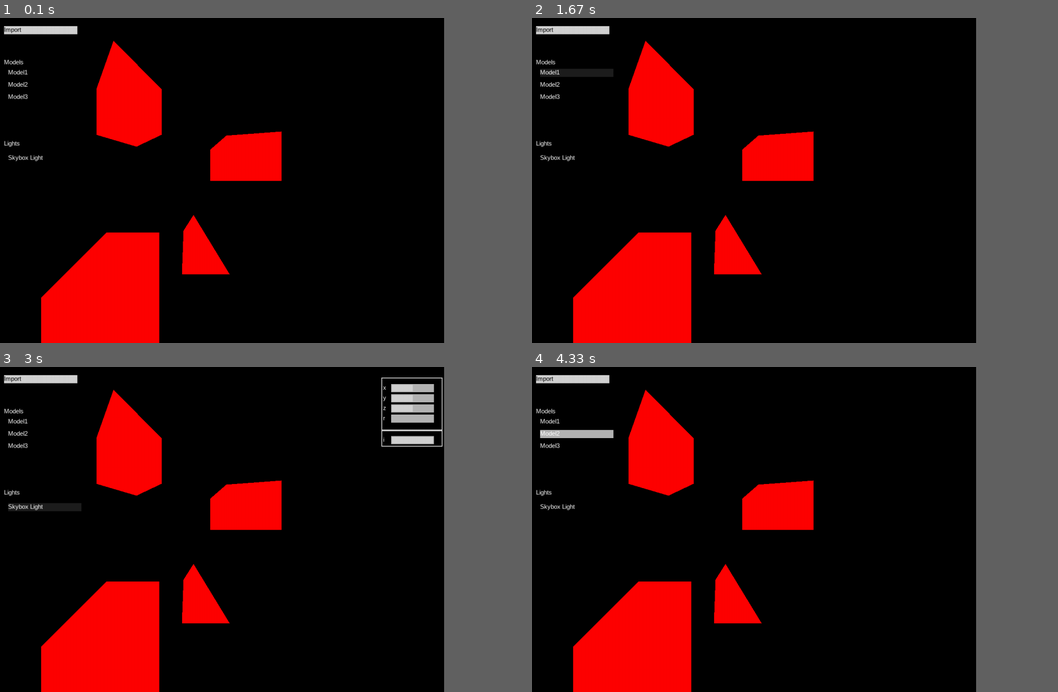
Above: before the commit, frames 1-4 (two rows, left to right).
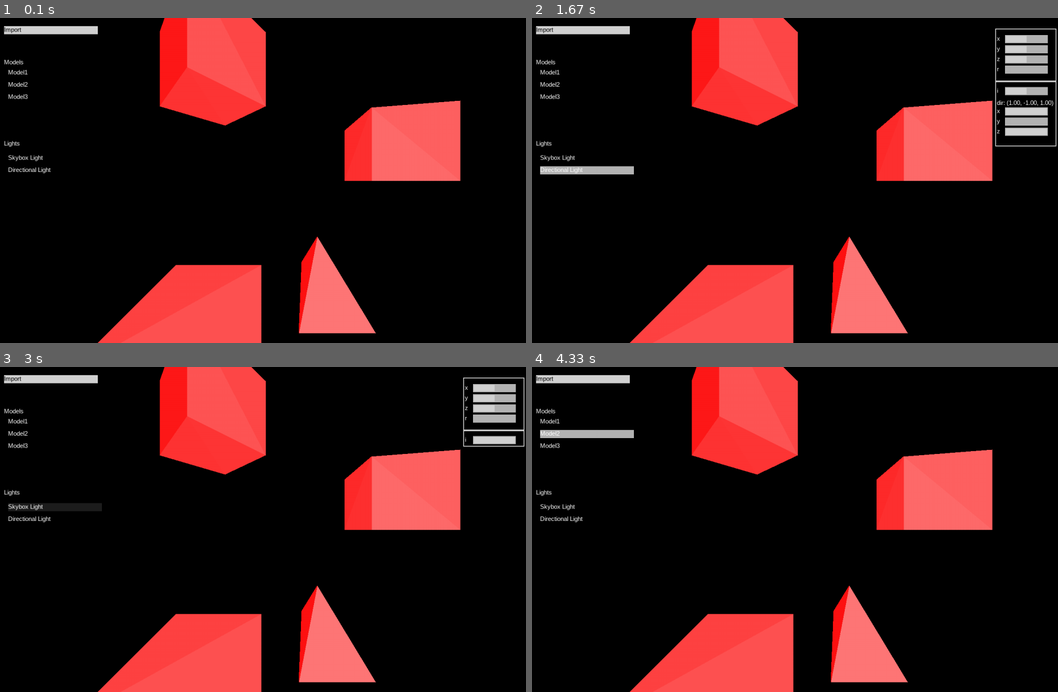
Above: after the commit, the same moments.

Repository: MichalTraczyk/pygame-3d-renderer
Game: pygame game, started from src/main.py
Two runs of this game, one before a commit and one after it. Both use one fixed random seed, a clock stepped at 60 frames per second and the inputs below.
Inputs (mouse positions are in pixels of both pictures, inside the frame that each line leads up to):
- Up to frame 1 (0.1 s): no input
- Up to frame 2 (1.67 s): click "Model1" at 0.38 s; click (842, 252) at 0.72 s; click "Import" at 1.05 s; click (605, 170) at 1.38 s
- Up to frame 3 (3 s): click (257, 568) at 1.72 s; click "Skybox Light" at 2.05 s; click (447, 614) at 2.38 s
- Up to frame 4 (4.33 s): click (631, 419) at 3.22 s; click (668, 584) at 3.55 s; click "Model2" at 4.22 s
The window is 761x553 before the commit and 900x553 after it. Grey fills any space a smaller window leaves; there, only what the larger window draws over its background counts as a difference.

The runs differ from the first frame. In frame 1, 30% of the frame differs, in the area x 1-88%, y 0-100%; in frame 2, 33%, in the area x 1-100%, y 0-100%; in frame 3, 33%; in frame 4, 30%.

Commit message:
Fix resolution

Diff:
--- a/src/Screen.py
+++ b/src/Screen.py
@@ -19,7 +19,7 @@
         pygame.init()
 
         self.screen = pygame.display.set_mode([self.resolution[0], self.resolution[1]])
-        self.camera = Camera(60, self.resolution[0]-300, self.resolution[1])
+        self.camera = Camera(60, self.resolution[0], self.resolution[1])
 
         self.running = True
         self.getTicksLastFrame = 0
@@ -36,13 +36,13 @@
         obj = DrawableMesh(Vector3(1, -2, 2))
         obj.assign_mesh(Primitives.generate_rotated_pyramid())
 
-        canvas = MainCanvas(Vector2(self.resolution,self.resolution))
+        canvas = MainCanvas(Vector2(self.resolution[0],self.resolution[1]))
         LightManager.add_change_listener(canvas.hierarchy.lights_changed)
 
         #LightManager.register_light(PointLight(Vector3(-1, 0.5, 0.5), 0.9, Color(255, 0, 0)))
         #LightManager.register_light(PointLight(Vector3(2, 0.5, 0.5), 0.9, Color(0, 255, 0)))
         LightManager.register_light(SkyboxLight(Vector3(0, 0, 0), 1, Color(255, 0, 0)))
-        #LightManager.register_light(DirectionalLight(Vector3(0,0,0),Vector3(1,-1,1), 0.5,Color(255,255,255)))
+        LightManager.register_light(DirectionalLight(Vector3(0,0,0),Vector3(1,-1,1), 0.5,Color(255,255,255)))
 
 
         EventSystem.AddOnQuitListener(self.onQuit)
--- a/src/UI/Screens/MainCanvas.py
+++ b/src/UI/Screens/MainCanvas.py
@@ -10,7 +10,7 @@
 class MainCanvas(Updatable, Drawable):
     def __init__(self, resolution):
         super().__init__()
-        self.ui_width = 200
+        self.ui_width = 250
         self.resolution = resolution
         self.hierarchy = HierarchyScreen(Vector2(self.ui_width, self.resolution[1]), Vector2(0, 0))
         self.settings = SettingsScreen(Vector2(self.ui_width, self.resolution[1]), Vector2(self.resolution[0] - 150, 0))
--- a/src/main.py
+++ b/src/main.py
@@ -1,3 +1,3 @@
 from Screen import Screen
 
-screen = Screen((1100,800))
+screen = Screen((1300,800))
